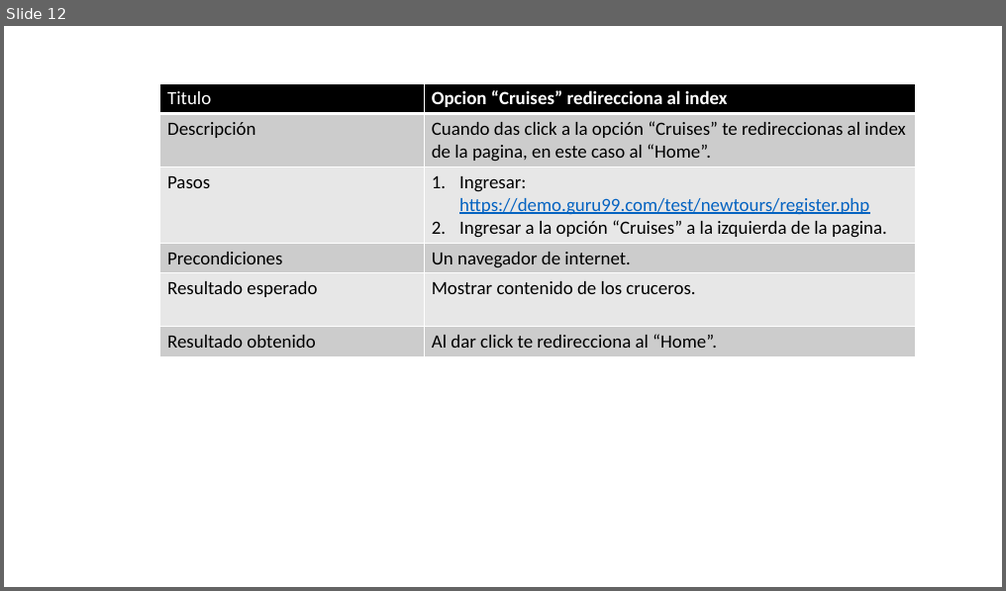
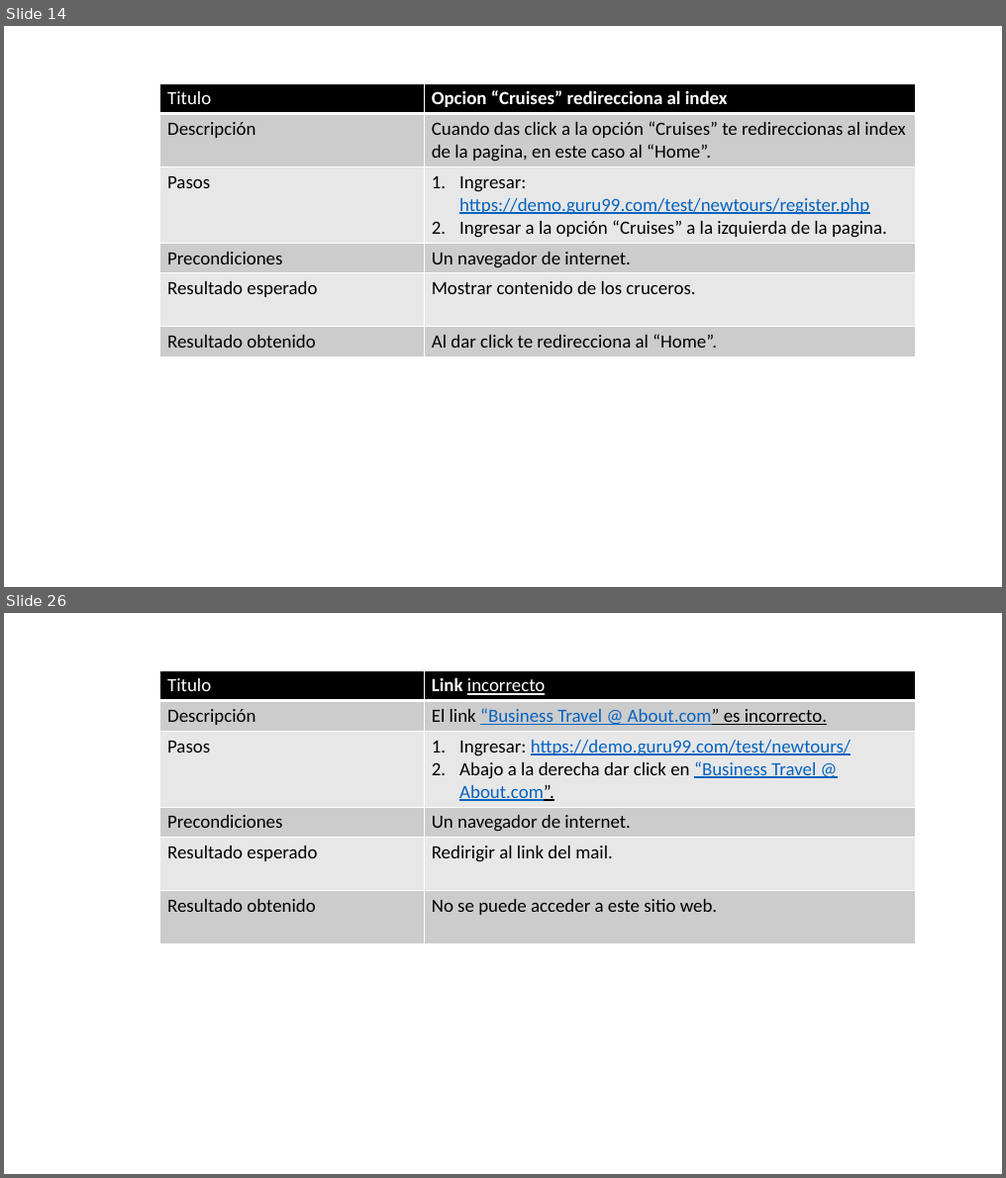
Before and after one commit to Tusuegra510/reporte-de-errores-informatorio, a slide deck: alumnos/gabriel_gonzalez/errores_guru.pptx. Shown one above the other, each under a label of ours: slide 12 before the commit, slides 14 and 26 after it; the slides between them are not shown. The pictures are 1006x591 and 1006x1178 pixels, drawn with LibreOffice and Linux fonts; fonts in the diff are those of the drawing. Boxes give left, top, right and bottom in pixels: in the first picture for what was removed or moved away, otherwise in the second. Text is boxed around its words. In the diff, an @@ line names an element or a change of style, - is before the commit and + after.

Commit message:
Encontrado eror 4 y 4 error de registro y mail

```diff
--- a/alumnos/gabriel_gonzalez/errores_guru.pptx
+++ b/alumnos/gabriel_gonzalez/errores_guru.pptx
@@ slide 26 added at box(4, 613, 1002, 1174), background #FFFFFF @@
@@ table added at box(159, 670, 915, 942), 6 rows, 2 columns @@
+Titulo | Link incorrecto
+Descripción | El link “Business Travel @ About.com” es incorrecto.
+Pasos | Ingresar: https://demo.guru99.com/test/newtours/ / Abajo a la derecha dar click en “Business Travel @ About.com”.
+Precondiciones | Un navegador de internet.
+Resultado esperado | Redirigir al link del mail.
+Resultado obtenido | No se puede acceder a este sitio web.
@@ what was slide 12 is now slide 14 @@
```
Also in this commit, not shown: 19 other slides added.
